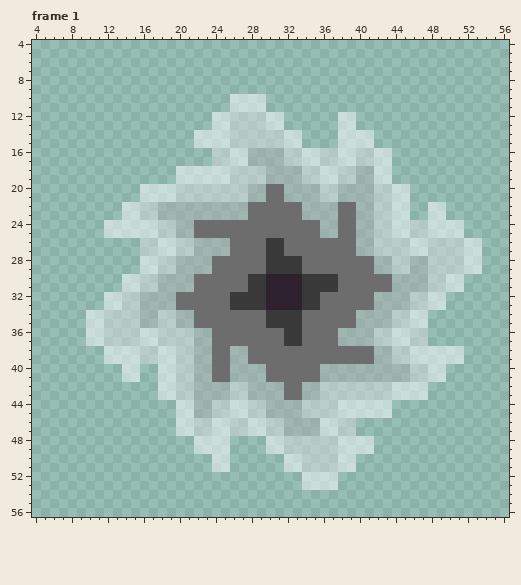
Two versions of one pixel-art file, games/Phaser-Snake-Game/public/assets/sprites/portal.aseprite. Above is the file before it was changed.
64x64 pixels, 6 frames. Shown: frame 1: x 4..56, y 4..56. The commit also changed other frames, which this record leaves out.
After the commit:
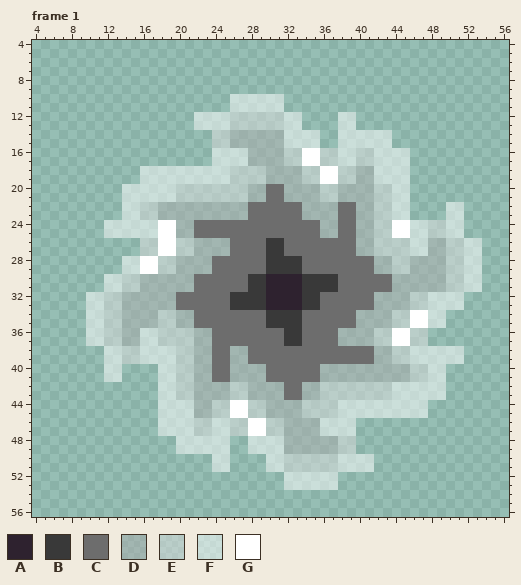
Palette (. is transparent): A #2e222f  B #393939  C #6d6d6d  D #aeaeae80  E #dddddd80  F #ffffff80  G #ffffff
Commit: Populated Animations - particles use portal color via "tintTopLeft"
Change:
layer "Layer 3" added
--- frame 1, layers "Layer 3", "base_translucent"
@@ x 4..56 @@
  9 .....................................................
-10 ......................FFFF...........................
-11 ......................FFFF...........................
-12 ....................FFEEEEFF......FF.................
-13 ....................FFEEEEFF......FF.................
-14 ..................FFFFEEEEEEFF....FFFF...............
-15 ..................FFFFEEEEEEFF....FFFF...............
-16 ....................EEFFDDDDEEFFEEFFEEFF.............
-17 ....................EEFFDDDDEEFFEEFFEEFF.............
-18 ................FFFFFFEEEEDDDDEEFFEEDDFF.............
-19 ................FFFFFFEEEEDDDDEEFFEEDDFF.............
-20 ............FFFFEEEEEEEEDDCCDDDDEEDDDDEEFF...........
-21 ............FFFFEEEEEEEEDDCCDDDDEEDDDDEEFF...........
-22 ..........FFEEDDDDDDDDDDCCCCCCDDDDCCDDEEFF..FF.......
-23 ..........FFEEDDDDDDDDDDCCCCCCDDDDCCDDEEFF..FF.......
-24 ........FFFFFFEEDDCCCCCCCCCCCCCCDDCCDDEEFFEEFFFF.....
-25 ........FFFFFFEEDDCCCCCCCCCCCCCCDDCCDDEEFFEEFFFF.....
-26 ............EEFFEEDDDDCCCCBBCCCCCCCCDDEEEEFFEEEEFF...
-27 ............EEFFEEDDDDCCCCBBCCCCCCCCDDEEEEFFEEEEFF...
-28 ............FFEEDDDDCCCCCCBBBBCCCCCCCCDDEEDDEEEEFF...
-29 ............FFEEDDDDCCCCCCBBBBCCCCCCCCDDEEDDEEEEFF...
-30 ..........FFEEDDDDCCCCCCBBAAAABBBBCCCCCCDDDDEEFF.....
-31 ..........FFEEDDDDCCCCCCBBAAAABBBBCCCCCCDDDDEEFF.....
-32 ........FFEEDDDDCCCCCCBBBBAAAABBCCCCCCDDDDEEFF.......
-33 ........FFEEDDDDCCCCCCBBBBAAAABBCCCCCCDDDDEEFF.......
-34 ......FFEEEEDDEEDDCCCCCCCCBBBBCCCCCCDDDDEEFF.........
-35 ......FFEEEEDDEEDDCCCCCCCCBBBBCCCCCCDDDDEEFF.........
-36 ......FFEEEEFFEEEEDDCCCCCCCCBBCCCCDDDDEEFFEE.........
-37 ......FFEEEEFFEEEEDDCCCCCCCCBBCCCCDDDDEEFFEE.........
-38 ........FFFFEEFFEEDDCCDDCCCCCCCCCCCCCCDDEEFFFFFF.....
-39 ........FFFFEEFFEEDDCCDDCCCCCCCCCCCCCCDDEEFFFFFF.....
-40 ..........FF..FFEEDDCCDDDDCCCCCCDDDDDDDDDDEEFF.......
-41 ..........FF..FFEEDDCCDDDDCCCCCCDDDDDDDDDDEEFF.......
-42 ..............FFEEDDDDEEDDDDCCDDEEEEEEEEFFFF.........
-43 ..............FFEEDDDDEEDDDDCCDDEEEEEEEEFFFF.........
-44 ................FFDDEEFFEEDDDDEEEEFFFFFF.............
-45 ................FFDDEEFFEEDDDDEEEEFFFFFF.............
-46 ................FFEEFFEEFFEEDDDDFFEE.................
-47 ................FFEEFFEEFFEEDDDDFFEE.................
-48 ..................FFFF....FFEEEEEEFFFF...............
-49 ..................FFFF....FFEEEEEEFFFF...............
-50 ....................FF......FFEEEEFF.................
-51 ....................FF......FFEEEEFF.................
-52 ..............................FFFF...................
-53 ..............................FFFF...................
+10 ......................FFFFFF.........................
+11 ......................FFFFFF.........................
+12 ..................FFFFEEEEEEFF....FF.................
+13 ..................FFFFEEEEEEFF....FF.................
+14 ....................EEDDDDDDFFFF..FFFFFF.............
+15 ....................EEDDDDDDFFFF..FFFFFF.............
+16 ....................FFFFDDDDEEGGEEFFEEFFFF...........
+17 ....................FFFFDDDDEEGGEEFFEEFFFF...........
+18 ............FFFFFFFFFFEEEEDDDDEEGGEEDDFFFF...........
+19 ............FFFFFFFFFFEEEEDDDDEEGGEEDDFFFF...........
+20 ..........FFFFFFEEEEEEEEDDCCDDDDEEDDDDEEFF...........
+21 ..........FFFFFFEEEEEEEEDDCCDDDDEEDDDDEEFF...........
+22 ..........FFEEDDDDDDDDDDCCCCCCDDDDCCDDEEFF....FF.....
+23 ..........FFEEDDDDDDDDDDCCCCCCDDDDCCDDEEFF....FF.....
+24 ........FFFFFFGGDDCCCCCCCCCCCCCCDDCCDDEEGGFFEEFF.....
+25 ........FFFFFFGGDDCCCCCCCCCCCCCCDDCCDDEEGGFFEEFF.....
+26 ............EEGGEEDDDDCCCCBBCCCCCCCCDDEEEEFFDDEEFF...
+27 ............EEGGEEDDDDCCCCBBCCCCCCCCDDEEEEFFDDEEFF...
+28 ..........FFGGEEDDDDCCCCCCBBBBCCCCCCCCDDEEDDDDEEFF...
+29 ..........FFGGEEDDDDCCCCCCBBBBCCCCCCCCDDEEDDDDEEFF...
+30 ........FFEEDDDDDDCCCCCCBBAAAABBBBCCCCCCDDDDDDEEFF...
+31 ........FFEEDDDDDDCCCCCCBBAAAABBBBCCCCCCDDDDDDEEFF...
+32 ......FFEEDDDDDDCCCCCCBBBBAAAABBCCCCCCDDDDEEFFFF.....
+33 ......FFEEDDDDDDCCCCCCBBBBAAAABBCCCCCCDDDDEEFFFF.....
+34 ......FFEEDDDDEEDDCCCCCCCCBBBBCCCCCCDDDDEEGGFF.......
+35 ......FFEEDDDDEEDDCCCCCCCCBBBBCCCCCCDDDDEEGGFF.......
+36 ......FFEEDDFFEEEEDDCCCCCCCCBBCCCCDDDDEEGGEE.........
+37 ......FFEEDDFFEEEEDDCCCCCCCCBBCCCCDDDDEEGGEE.........
+38 ........FFEEFFFFEEDDCCDDCCCCCCCCCCCCCCDDEEFFFFFF.....
+39 ........FFEEFFFFEEDDCCDDCCCCCCCCCCCCCCDDEEFFFFFF.....
+40 ........FF....FFEEDDCCDDDDCCCCCCDDDDDDDDDDEEFF.......
+41 ........FF....FFEEDDCCDDDDCCCCCCDDDDDDDDDDEEFF.......
+42 ..............FFEEDDDDEEDDDDCCDDEEEEEEEEFFFFFF.......
+43 ..............FFEEDDDDEEDDDDCCDDEEEEEEEEFFFFFF.......
+44 ..............FFFFDDEEGGEEDDDDEEEEFFFFFFFFFF.........
+45 ..............FFFFDDEEGGEEDDDDEEEEFFFFFFFFFF.........
+46 ..............FFFFEEFFEEGGEEDDDDFFFF.................
+47 ..............FFFFEEFFEEGGEEDDDDFFFF.................
+48 ................FFFFFF..FFFFDDDDDDEE.................
+49 ................FFFFFF..FFFFDDDDDDEE.................
+50 ....................FF....FFEEEEEEFFFF...............
+51 ....................FF....FFEEEEEEFFFF...............
+52 ............................FFFFFF...................
+53 ............................FFFFFF...................
 54 .....................................................
